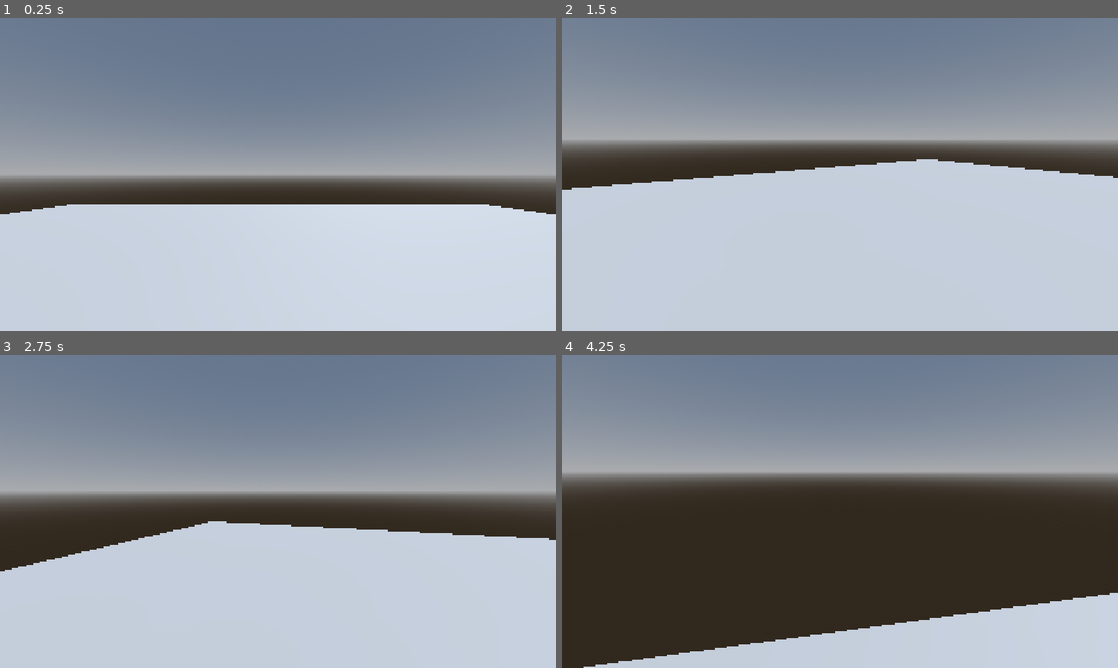
Above: before the commit, frames 1-4 (two rows, left to right).
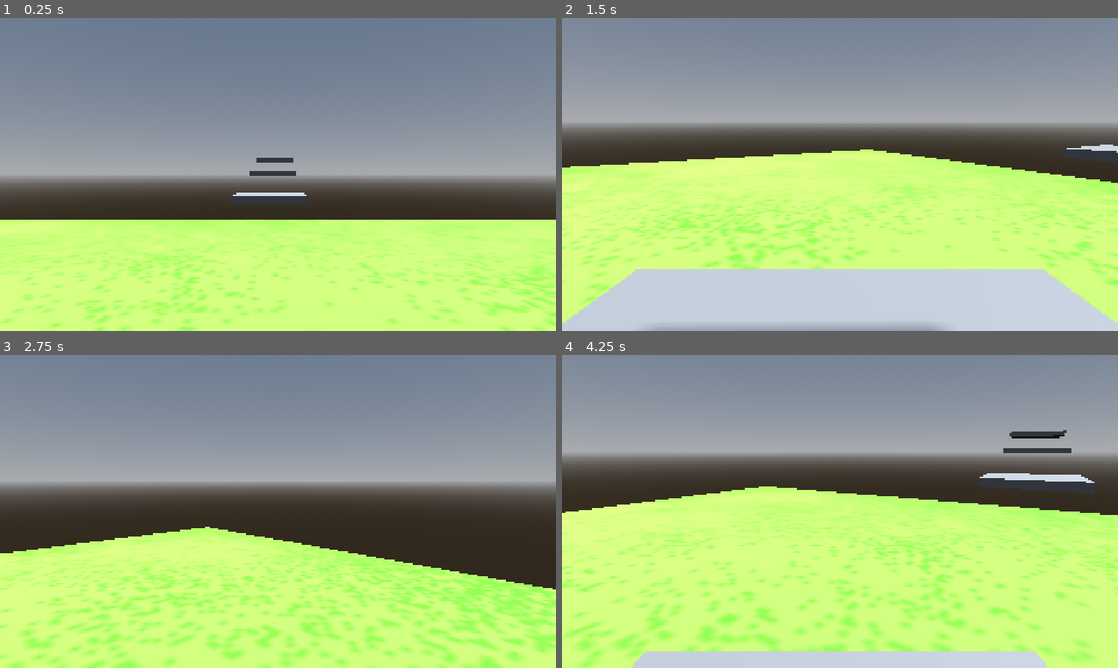
Above: after the commit, the same moments.

Repository: EndeKey/Game-Off-Game
Game: Godot game, scene res://Scenes/Main.tscn
Same seed, same stepped clock (60 frames per second), same inputs: the game is played once before the commit and once after it.
Inputs (mouse positions are in pixels of both pictures, inside the frame that each line leads up to):
- Up to frame 1 (0.25 s): no input
- Up to frame 2 (1.5 s): tap Enter (ui_accept) at 0.5, 0.77 s; move the mouse to (962, 158) at 0.52 s; hold D (Right) 0.53-1.28 s; tap Shift (Snort, bound only after the commit) at 0.6, 1.35 s; click (962, 158) at 0.67 s; move the mouse to (812, 174) at 1.27 s; hold W (Forward) from 1.28 s (still down)
- Up to frame 3 (2.75 s): keep holding W (Forward); tap Enter (ui_accept) at 1.52 s; move the mouse to (289, 505) at 2.02 s; tap Shift (Snort, bound only after the commit) at 2.1 s
- Up to frame 4 (4.25 s): keep holding W (Forward); move the mouse to (834, 517) at 2.77 s; tap Shift (Snort, bound only after the commit) at 2.85, 3.6 s; tap Enter (ui_accept) at 3.02, 3.77 s; move the mouse to (878, 514) at 3.52 s; tap R (Reset, bound only after the commit) at 4.15 s

The runs differ from the first frame. In frame 1, 41% of the frame differs, in the area x 0-100%, y 44-100%; in frame 2, 46%; in frame 3, 48%; in frame 4, 60%, in the area x 0-100%, y 24-100%.

Commit message:
added core game mechanics

Diff:
--- a/game-off-/Scenes/Main.tscn
+++ b/game-off-/Scenes/Main.tscn
@@ -1,5 +1,6 @@
 [gd_scene format=3 uid="uid://brgssn1hj364h"]
 
+[ext_resource type="Texture2D" uid="uid://c6hj2x7ibyvn" path="res://Assets/grass.png" id="1_idj7w"]
 [ext_resource type="PackedScene" uid="uid://dnaxj1shvqa4x" path="res://Scenes/Player.tscn" id="1_r150o"]
 
 [sub_resource type="ProceduralSkyMaterial" id="ProceduralSkyMaterial_r150o"]
@@ -14,10 +15,17 @@
 sky = SubResource("Sky_idj7w")
 glow_enabled = true
 
+[sub_resource type="StandardMaterial3D" id="StandardMaterial3D_kln2b"]
+albedo_texture = ExtResource("1_idj7w")
+
 [sub_resource type="PlaneMesh" id="PlaneMesh_12j5o"]
 
 [sub_resource type="ConcavePolygonShape3D" id="ConcavePolygonShape3D_idj7w"]
 data = PackedVector3Array(1, 0, 1, -1, 0, 1, 1, 0, -1, -1, 0, 1, -1, 0, -1, 1, 0, -1)
+
+[sub_resource type="BoxMesh" id="BoxMesh_12j5o"]
+
+[sub_resource type="BoxShape3D" id="BoxShape3D_rgh2o"]
 
 [node name="Node3D" type="Node3D" unique_id=1809722822]
 
@@ -30,6 +38,7 @@
 
 [node name="MeshInstance3D" type="MeshInstance3D" parent="." unique_id=1077415638]
 transform = Transform3D(10, 0, 0, 0, 10, 0, 0, 0, 10, 0, 0, 0)
+material_override = SubResource("StandardMaterial3D_kln2b")
 mesh = SubResource("PlaneMesh_12j5o")
 
 [node name="StaticBody3D" type="StaticBody3D" parent="MeshInstance3D" unique_id=1295884333]
@@ -39,3 +48,30 @@
 
 [node name="CharacterBody3D" parent="." unique_id=932941082 instance=ExtResource("1_r150o")]
 transform = Transform3D(1, 0, 0, 0, 1, 0, 0, 0, 1, 0, 1, 0)
+
+[node name="MeshInstance3D2" type="MeshInstance3D" parent="." unique_id=295669284]
+transform = Transform3D(-1.3120213e-07, 0, 3.0084624, 0, 0.29141483, 0, -3.0015552, 0, -1.3150408e-07, -0.338104, 0.4602797, -13.173816)
+mesh = SubResource("BoxMesh_12j5o")
+
+[node name="StaticBody3D" type="StaticBody3D" parent="MeshInstance3D2" unique_id=2098160070]
+
+[node name="CollisionShape3D" type="CollisionShape3D" parent="MeshInstance3D2/StaticBody3D" unique_id=1910451126]
+shape = SubResource("BoxShape3D_rgh2o")
+
+[node name="MeshInstance3D3" type="MeshInstance3D" parent="." unique_id=537952832]
+transform = Transform3D(-1.3052221e-07, 0, 3, 0, 0.28999996, 0, -2.9859998, 0, -1.3113416e-07, -0.30848503, 2.596757, -26.097324)
+mesh = SubResource("BoxMesh_12j5o")
+
+[node name="StaticBody3D" type="StaticBody3D" parent="MeshInstance3D3" unique_id=1226120862]
+
+[node name="CollisionShape3D" type="CollisionShape3D" parent="MeshInstance3D3/StaticBody3D" unique_id=1792760879]
+shape = SubResource("BoxShape3D_rgh2o")
+
+[node name="MeshInstance3D4" type="MeshInstance3D" parent="." unique_id=1955674666]
+transform = Transform3D(-1.3052221e-07, 0, 3, 0, 0.28999996, 0, -2.9859998, 0, -1.3113416e-07, -0.30848503, 1.4935896, -21.230574)
+mesh = SubResource("BoxMesh_12j5o")
+
+[node name="StaticBody3D" type="StaticBody3D" parent="MeshInstance3D4" unique_id=833018506]
+
+[node name="CollisionShape3D" type="CollisionShape3D" parent="MeshInstance3D4/StaticBody3D" unique_id=1921751825]
+shape = SubResource("BoxShape3D_rgh2o")
--- a/game-off-/Scenes/Player.tscn
+++ b/game-off-/Scenes/Player.tscn
@@ -4,6 +4,72 @@
 
 [sub_resource type="CapsuleShape3D" id="CapsuleShape3D_12j5o"]
 height = 1.7988281
+
+[sub_resource type="BoxMesh" id="BoxMesh_12j5o"]
+size = Vector3(1, 0.22705078, 0.2562256)
+
+[sub_resource type="Animation" id="Animation_rpqav"]
+length = 0.001
+tracks/0/type = "value"
+tracks/0/imported = false
+tracks/0/enabled = true
+tracks/0/path = NodePath(".:position")
+tracks/0/interp = 1
+tracks/0/loop_wrap = true
+tracks/0/keys = {
+"times": PackedFloat32Array(0),
+"transitions": PackedFloat32Array(1),
+"update": 0,
+"values": [Vector3(-0.28844976, -0.2294864, -0.56806797)]
+}
+tracks/1/type = "value"
+tracks/1/imported = false
+tracks/1/enabled = true
+tracks/1/path = NodePath(".:rotation")
+tracks/1/interp = 1
+tracks/1/loop_wrap = true
+tracks/1/keys = {
+"times": PackedFloat32Array(0),
+"transitions": PackedFloat32Array(1),
+"update": 0,
+"values": [Vector3(0, 0, -1.5969939)]
+}
+
+[sub_resource type="Animation" id="Animation_kyqiw"]
+resource_name = "snort"
+length = 2.5
+tracks/0/type = "value"
+tracks/0/imported = false
+tracks/0/enabled = true
+tracks/0/path = NodePath(".:position")
+tracks/0/interp = 1
+tracks/0/loop_wrap = true
+tracks/0/keys = {
+"times": PackedFloat32Array(0, 0.33333325, 1.1, 1.9, 2.2333333),
+"transitions": PackedFloat32Array(1, 1, 1, 1, 1),
+"update": 0,
+"values": [Vector3(0, -0.786, -0.568), Vector3(0, -0.786, -0.568), Vector3(0, -0.335, -0.568), Vector3(-0.697, -0.335, -0.568), Vector3(-0.697, -0.734, -0.02)]
+}
+tracks/1/type = "value"
+tracks/1/imported = false
+tracks/1/enabled = true
+tracks/1/path = NodePath(".:rotation")
+tracks/1/interp = 1
+tracks/1/loop_wrap = true
+tracks/1/keys = {
+"times": PackedFloat32Array(0, 2.5),
+"transitions": PackedFloat32Array(1, 1),
+"update": 0,
+"values": [Vector3(0, 0, 0), Vector3(0, 0, 0)]
+}
+
+[sub_resource type="AnimationLibrary" id="AnimationLibrary_gntrk"]
+_data = {
+&"RESET": SubResource("Animation_rpqav"),
+&"snort": SubResource("Animation_kyqiw")
+}
+
+[sub_resource type="CapsuleMesh" id="CapsuleMesh_12j5o"]
 
 [node name="CharacterBody3D" type="CharacterBody3D" unique_id=932941082]
 script = ExtResource("1_rpqav")
@@ -15,3 +81,19 @@
 transform = Transform3D(1, 0, 0, 0, 1, 0, 0, 0, 1, 0, 0.5548871, 0)
 
 [node name="Camera3D" type="Camera3D" parent="Neck" unique_id=913624935]
+fov = 54.59856
+
+[node name="hand" type="MeshInstance3D" parent="Neck" unique_id=1945593501]
+transform = Transform3D(-0.0261946, 0.99965686, 0, -0.99965686, -0.0261946, 0, 0, 0, 1, -0.28844976, -0.2294864, -0.56806797)
+mesh = SubResource("BoxMesh_12j5o")
+
+[node name="AnimationPlayer" type="AnimationPlayer" parent="Neck/hand" unique_id=329659734]
+libraries/ = SubResource("AnimationLibrary_gntrk")
+
+[node name="MeshInstance3D" type="MeshInstance3D" parent="." unique_id=155776555]
+mesh = SubResource("CapsuleMesh_12j5o")
+
+[node name="Cocainetimer" type="Timer" parent="." unique_id=1268964108]
+
+[connection signal="animation_finished" from="Neck/hand/AnimationPlayer" to="." method="_on_animation_player_animation_finished"]
+[connection signal="timeout" from="Cocainetimer" to="." method="_on_timer_timeout"]
--- a/game-off-/Scripts/player.gd
+++ b/game-off-/Scripts/player.gd
@@ -1,12 +1,16 @@
 extends CharacterBody3D
 
-
-const SPEED = 5.0
-const JUMP_VELOCITY = 4.5
+var checkpoint : Vector3 = Vector3(0,1,0)
+var SPEED = 5.0
+var JUMP_VELOCITY = 4.5
 @onready var neck := $Neck
 @onready var camera := $Neck/Camera3D
+@onready var hand := $Neck/hand
+@onready var animationplayer := $Neck/hand/AnimationPlayer
+@onready var ishandvisible = false
 
 func _physics_process(delta: float) -> void:
+	hand.visible = ishandvisible
 	# Add the gravity.
 	if not is_on_floor():
 		velocity += get_gravity() * delta
@@ -25,6 +29,12 @@
 	else:
 		velocity.x = move_toward(velocity.x, 0, SPEED)
 		velocity.z = move_toward(velocity.z, 0, SPEED)
+	if Input.is_action_just_pressed("Reset"):
+		global_position = checkpoint
+	if Input.is_action_just_pressed("Snort"):
+		ishandvisible = true
+		animationplayer.play("snort")
+
 
 	move_and_slide()
 
@@ -36,6 +46,20 @@
 		Input.mouse_mode = Input.MOUSE_MODE_VISIBLE
 	if Input.mouse_mode == Input.MOUSE_MODE_CAPTURED:
 		if event is InputEventMouseMotion:
-			neck.rotate_y(-event.relative.x * 0.005)
+			neck.rotate_y(-event.relative.x * 0.002)
 			camera.rotate_x(-event.relative.y * 0.003)
 			camera.rotation.x = clamp(camera.rotation.x, deg_to_rad(-50), deg_to_rad(80))
+
+
+
+func _on_animation_player_animation_finished(snort):
+	ishandvisible = false
+	$Cocainetimer.start(10)
+	SPEED = 10
+	JUMP_VELOCITY = 9
+
+
+
+func _on_timer_timeout() -> void:
+	SPEED = 5
+	JUMP_VELOCITY = 4.5
--- a/game-off-/project.godot
+++ b/game-off-/project.godot
@@ -45,6 +45,16 @@
 "events": [Object(InputEventKey,"resource_local_to_scene":false,"resource_name":"","device":-1,"window_id":0,"alt_press …(192 unchanged characters)…
 ]
 }
+Reset={
+"deadzone": 0.2,
+"events": [Object(InputEventKey,"resource_local_to_scene":false,"resource_name":"","device":-1,"window_id":0,"alt_pressed":false,"shift_pressed":false,"ctrl_pressed":false,"meta_pressed":false,"pressed":false,"keycode":0,"physical_keycode":82,"key_label":0,"unicode":114,"location":0,"echo":false,"script":null)
+]
+}
+Snort={
+"deadzone": 0.2,
+"events": [Object(InputEventKey,"resource_local_to_scene":false,"resource_name":"","device":-1,"window_id":0,"alt_pressed":false,"shift_pressed":false,"ctrl_pressed":false,"meta_pressed":false,"pressed":false,"keycode":0,"physical_keycode":4194325,"key_label":0,"unicode":0,"location":0,"echo":false,"script":null)
+]
+}
 
 [physics]
 
@@ -52,4 +62,5 @@
 
 [rendering]
 
+textures/canvas_textures/default_texture_filter=0
 rendering_device/driver.windows="d3d12"
Binary file added: game-off-/Assets/grass.png
Not shown, added: game-off-/Assets/grass.png.import
